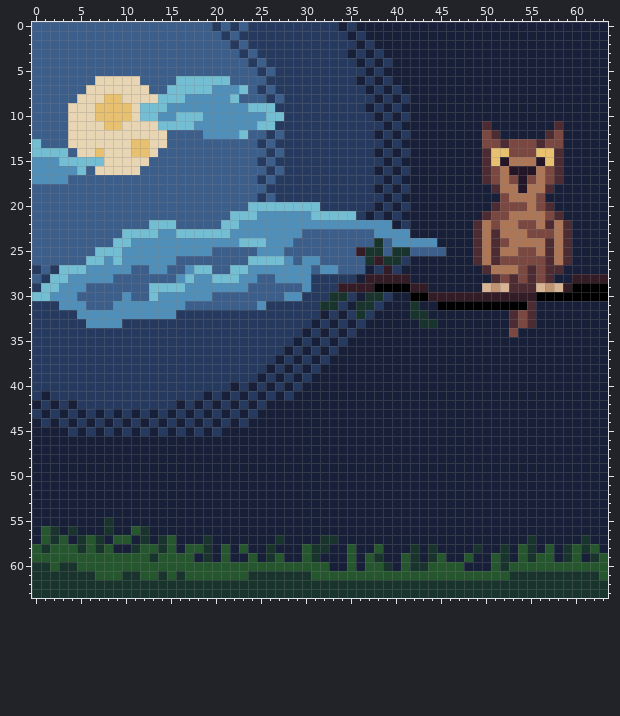
One commit to this pixel-art sprite: img/20210319-pixeldailies.png. Above is the file before it was changed.
The file is 64x64 pixels.
After:
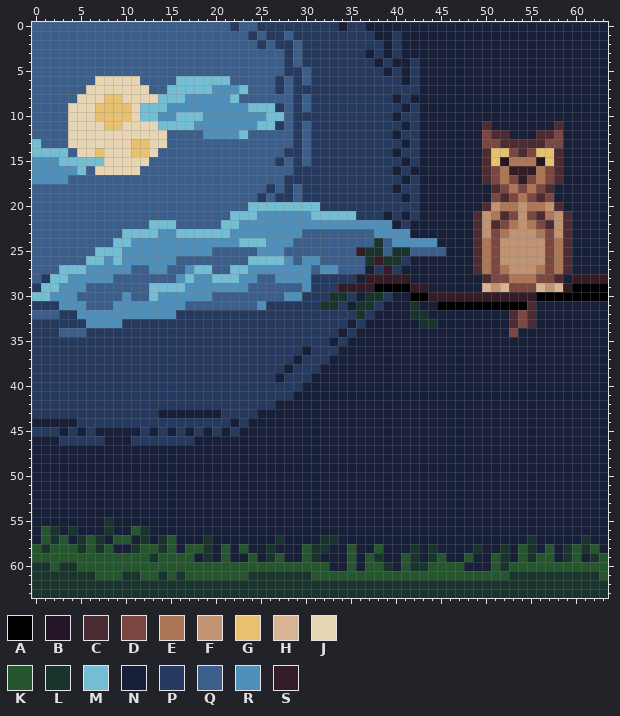
Palette (. is transparent): A #000000  B #241527  C #4d2b32  D #7a4841  E #ad7757  F #c09473  G #e8c170  H #d7b594  J #e7d5b3  K #25562e  L #19332d  M #73bed3  N #172038  P #253a5e  Q #3c5e8b  R #4f8fba  S #341c27
The exact change:
Changed rows in their new state; - is an unchanged pixel.
first column x 0:
 0 --------------------Q---Q-----------P-----------------------
 1 ---------------------Q-Q-Q--Q------P-P--P-------------------
 2 ----------------------Q-Q-Q--Q------P-P-P-------------------
 3 -----------------------Q-QQQ-Q-----P----P-------------------
 4 ------------------------Q-QQ-Q------P-----P-----------------
 5 -------------------------Q-Q--Q------P--P-P-----------------
 6 --------------------------Q-Q-Q-----P-P-P-P-----------------
 7 -------------------------Q--Q--------P-P-PP-----------------
 8 --------------------------Q-Q-Q-------P---------------------
 9 ----------------------------Q-Q------P-P--P-----------------
10 ----------------------------Q---------P---P-----------------
11 ----------------------------Q-Q--------P--P-----------------
12 --------------------------Q-Q-Q-------P---P---------C---C---
13 -------------------------Q-QQ-Q--------P--P----------CCC----
14 --------------------------Q---Q-------P---P-----------C-----
15 -------------------------Q--Q-Q--------P--P-----------------
16 --------------------------Q-Q---------P--------------SSS----
17 -------------------------Q-Q-----------P--P-----------S-----
18 ---------------------------Q-Q--------P---P---------D-D-D---
19 -----------------------------Q---------P--P--------DCD-DCD--
20 --------------------------------------P-P-P-------CFEEF-EFC-
21 -------------------------------------P----P------CFECDFDCEFC
22 --------------------------------------------------FCD-FED-F-
23 --------------------------------------------------FD-FFFE-F-
24 ---------------------------------------------------DFFFFFD--
25 ---------------------------------------------------DFFFFFD--
26 ---------------------------------------------------DFFFFFD--
27 Q-Q----------------------------------------------CED-FFFEDEC
28 --------------------------------------------------CD-EEE-DC-
29 -----------------------------------------------------DDD----
32 QQQ-----------------------------P-P-------------------------
33 -------------------------------P-P--------------------------
34 ---QQQ------------------------P-P---------------------------
35 -----------------------------P-P----------------------------
36 ----------------------------P---P---------------------------
37 ---------------------------P---P----------------------------
38 --------------------------P---P-----------------------------
39 -------------------------P---P------------------------------
40 ----------------------P-P-P-P-------------------------------
41 -P-----------------P-P-P-P-P--------------------------------
42 P-P-P-----------P-P-P-P-P-P---------------------------------
43 -P-P-P-P-P-P-PN-N-N-NP-P------------------------------------
44 -N-N--P-P-P-P-P-P-P-P---------------------------------------
45 PPP-----N-N-----------P-------------------------------------
46 ---PPPPP---PPPPPPP------------------------------------------
Where, in picture pixels (left, top, right, bottom), the same in both pictures:
changed: (212, 22, 419, 220)
changed: (473, 130, 572, 292)
changed: (32, 265, 347, 445)
